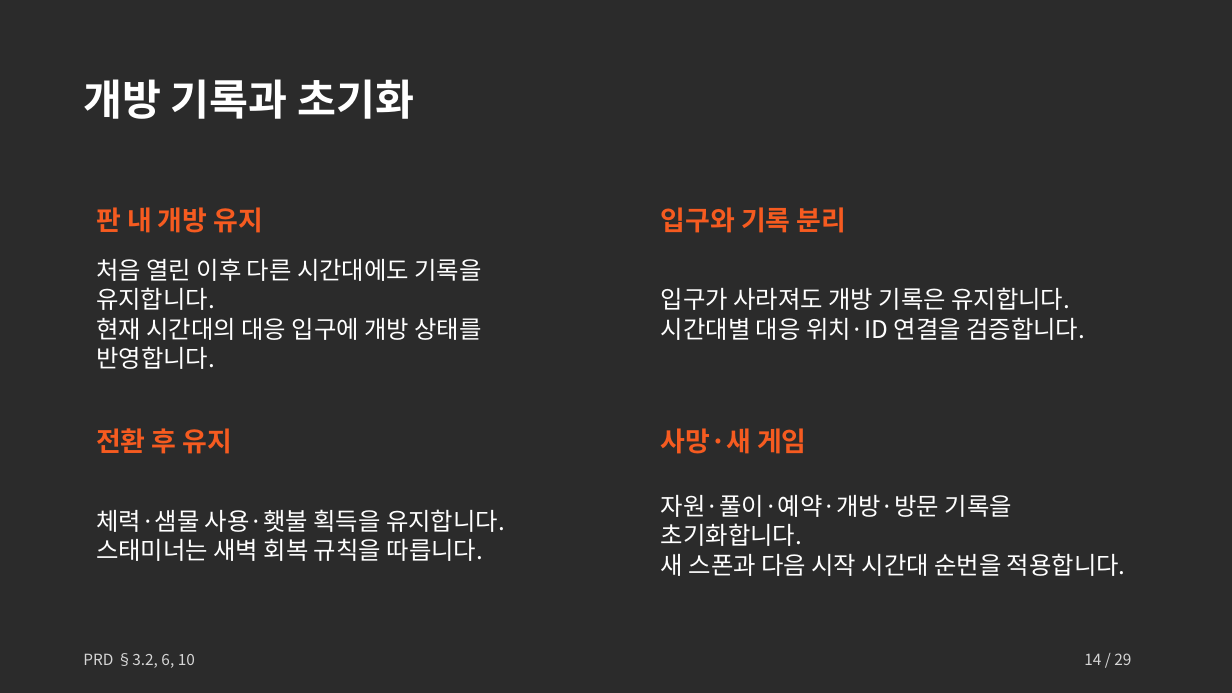
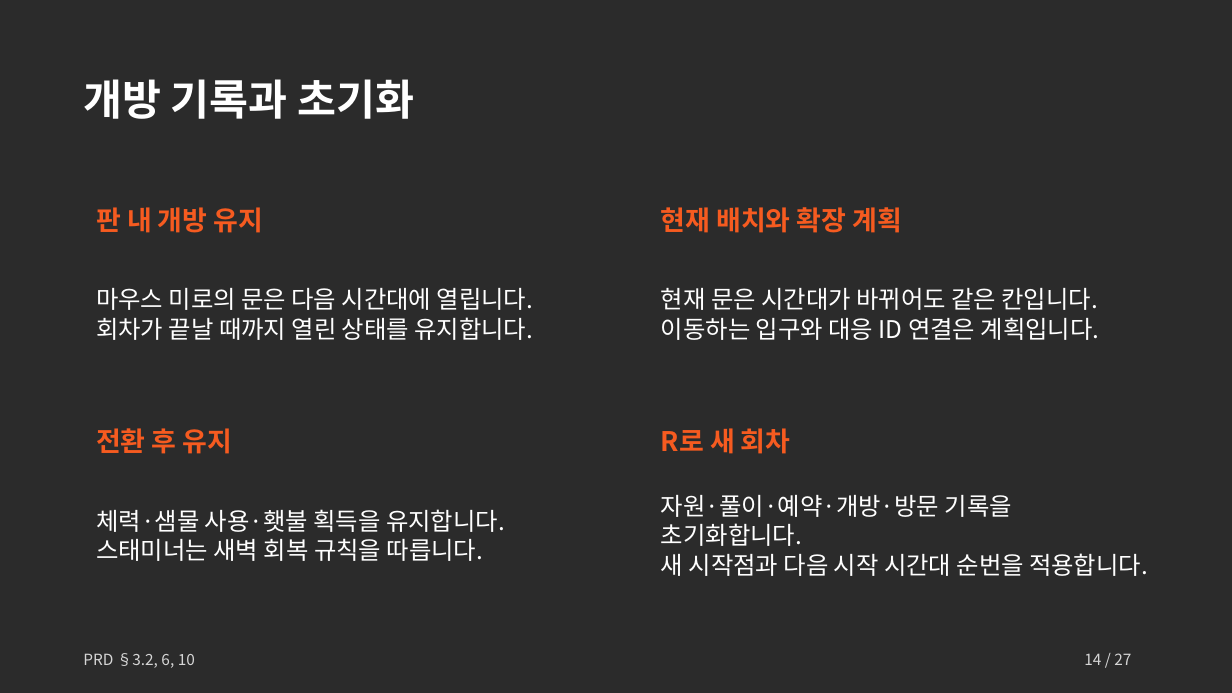
Before and after one commit to Hollolloho/2DGP_TermProject, a slide deck: slide 14 of Docs/초보자를 위한 미로 탈출 안내서_기획안.pptx. Drawn at 1232x693 pixels with LibreOffice and Linux fonts; fonts in the diff are those of the drawing; background and template pictures are left out; a plain dark background stands for a picture behind light text. Boxes give left, top, right and bottom in pixels: in the first picture for what was removed or moved away, otherwise in the second. Text is boxed around its words. In the diff, an @@ line names an element or a change of style, - is before the commit and + after.

```diff
--- a/Docs/초보자를 위한 미로 탈출 안내서_기획안.pptx
+++ b/Docs/초보자를 위한 미로 탈출 안내서_기획안.pptx
@@ text at (661,207,902,233): text changed @@
-입구와 기록 분리
+현재 배치와 확장 계획
@@ text at (96,288,533,340): text changed @@
-처음 열린 이후 다른 시간대에도 기록을 유지합니다.
-현재 시간대의 대응 입구에 개방 상태를 반영합니다.
+마우스 미로의 문은 다음 시간대에 열립니다.
+회차가 끝날 때까지 열린 상태를 유지합니다.
@@ text at (661,288,1100,340): text changed @@
-입구가 사라져도 개방 기록은 유지합니다.
-시간대별 대응 위치·ID 연결을 검증합니다.
+현재 문은 시간대가 바뀌어도 같은 칸입니다.
+이동하는 입구와 대응 ID 연결은 계획입니다.
@@ text at (661,428,791,454): text changed @@
-사망·새 게임
+R로 새 회차
@@ text at (661,553,1148,576): text changed @@
-새 스폰과 다음 시작 시간대 순번을 적용합니다.
+새 시작점과 다음 시작 시간대 순번을 적용합니다.
@@ text at (1084,653,1131,665): text changed @@
-14 / 29
+14 / 27
```
Also in this commit, not shown: 26 other slides changed, 7 other files.
